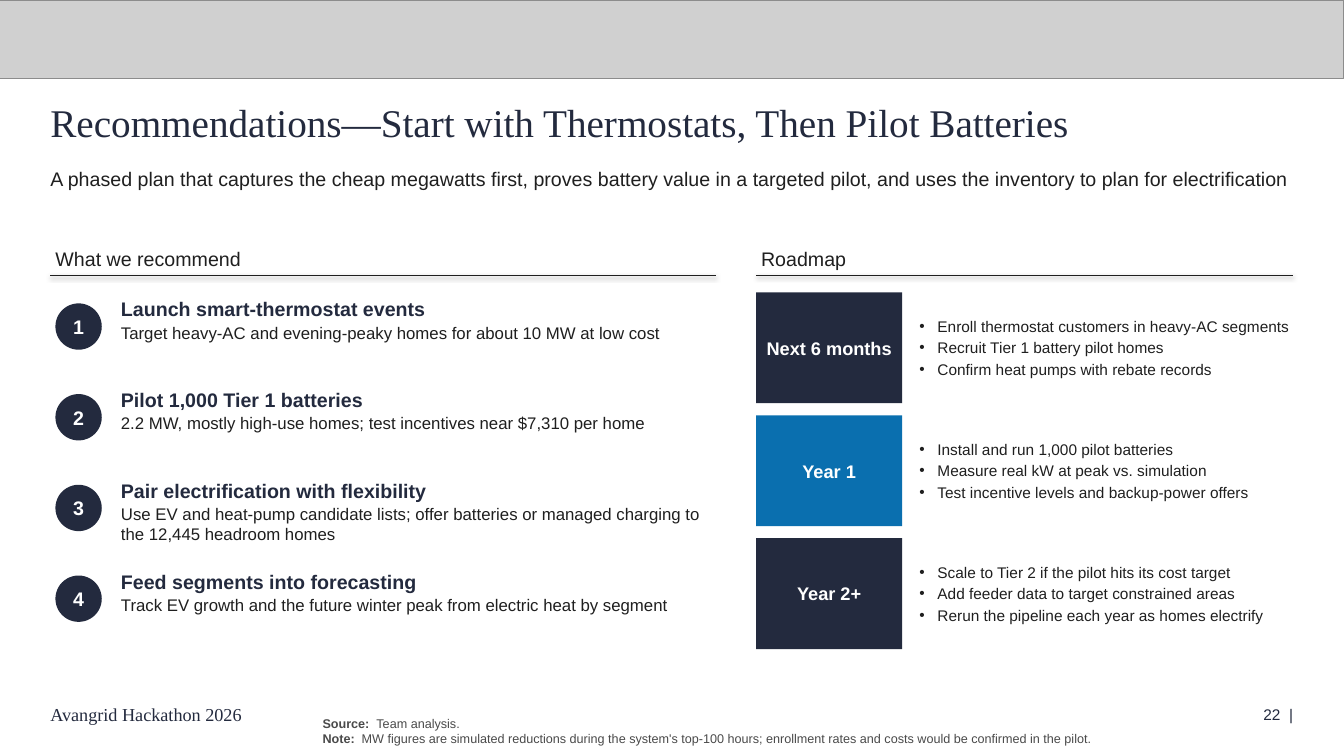
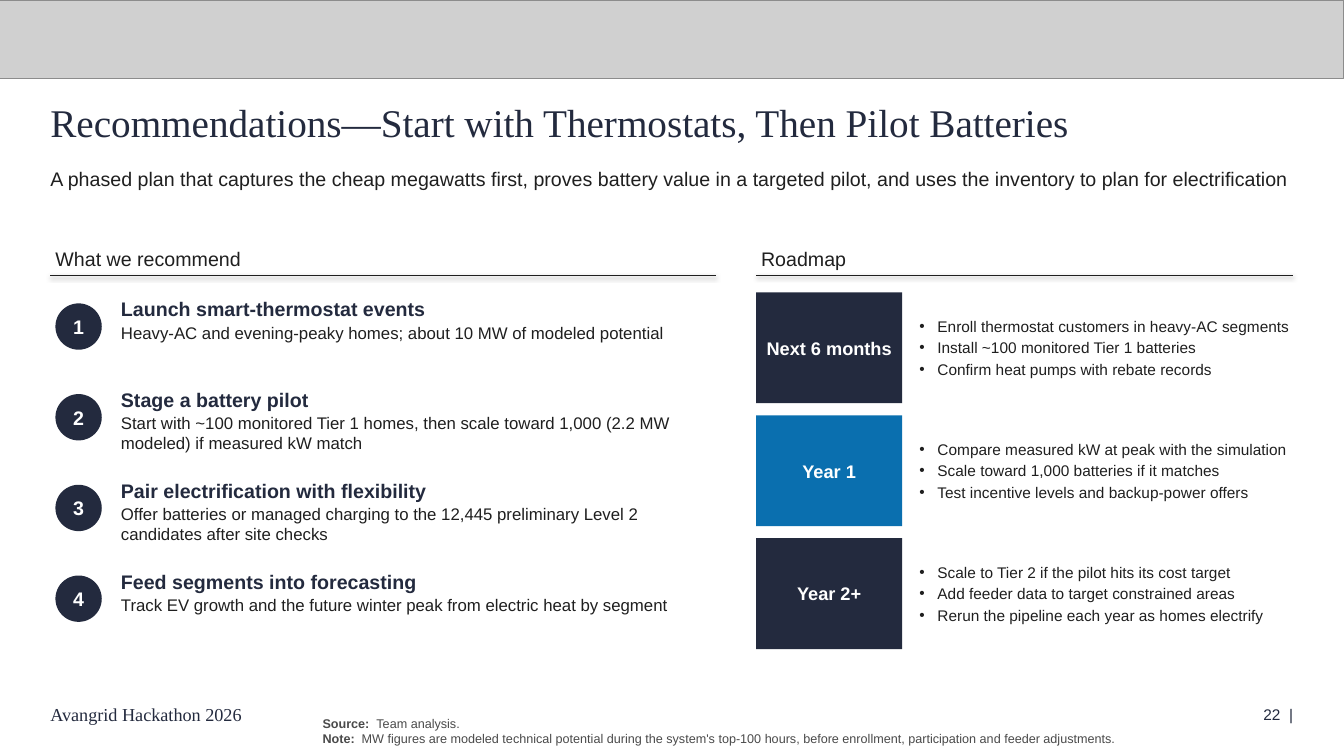
Before and after one commit to heidzehu/avangrid-hackathon-2026, a slide deck: slide 22 of deck/Final_Submission_DRAFT.pptx. Drawn at 1344x756 pixels with LibreOffice and Linux fonts; fonts in the diff are those of the drawing; grey boxes stand for pictures. Boxes give left, top, right and bottom in pixels: in the first picture for what was removed or moved away, otherwise in the second. Text is boxed around its words. In the diff, an @@ line names an element or a change of style, - is before the commit and + after.

```diff
--- a/deck/Final_Submission_DRAFT.pptx
+++ b/deck/Final_Submission_DRAFT.pptx
@@ text at (x1=121, y1=327, x2=663, y2=343): text changed @@
-Target heavy-AC and evening-peaky homes for about 10 MW at low cost
+Heavy-AC and evening-peaky homes; about 10 MW of modeled potential
@@ text at (x1=937, y1=342, x2=1196, y2=353): text changed @@
-• Recruit Tier 1 battery pilot homes
+• Install ~100 monitored Tier 1 batteries
@@ text at (x1=121, y1=392, x2=670, y2=453): text changed @@
-Pilot 1,000 Tier 1 batteries
-2.2 MW, mostly high-use homes; test incentives near $7,310 per home
+Stage a battery pilot
+Start with ~100 monitored Tier 1 homes, then scale toward 1,000 (2.2 MW modeled) if measured kW match
@@ text at (x1=937, y1=444, x2=1286, y2=478): text changed @@
-• Install and run 1,000 pilot batteries
-• Measure real kW at peak vs. simulation
+• Compare measured kW at peak with the simulation
+• Scale toward 1,000 batteries if it matches
@@ text at (x1=121, y1=508, x2=638, y2=540): text changed @@
-Use EV and heat-pump candidate lists; offer batteries or managed charging to the 12,445 headroom homes
+Offer batteries or managed charging to the 12,445 preliminary Level 2 candidates after site checks
@@ text at (x1=323, y1=734, x2=1114, y2=746): text changed @@
-Note: MW figures are simulated reductions during the system's top-100 hours; enrollment rates and costs would be confirmed in the pilot.
+Note: MW figures are modeled technical potential during the system's top-100 hours, before enrollment, participation and feeder adjustments.
```
Also in this commit, not shown: 7 other slides changed, 2 other files.
